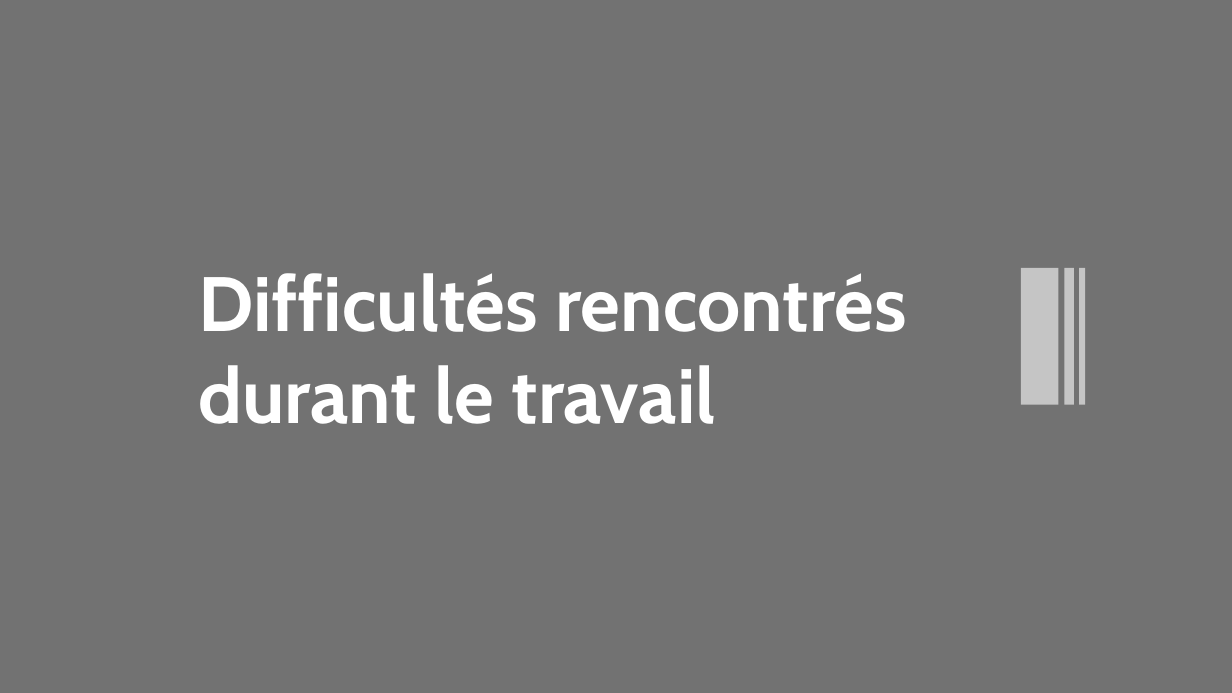
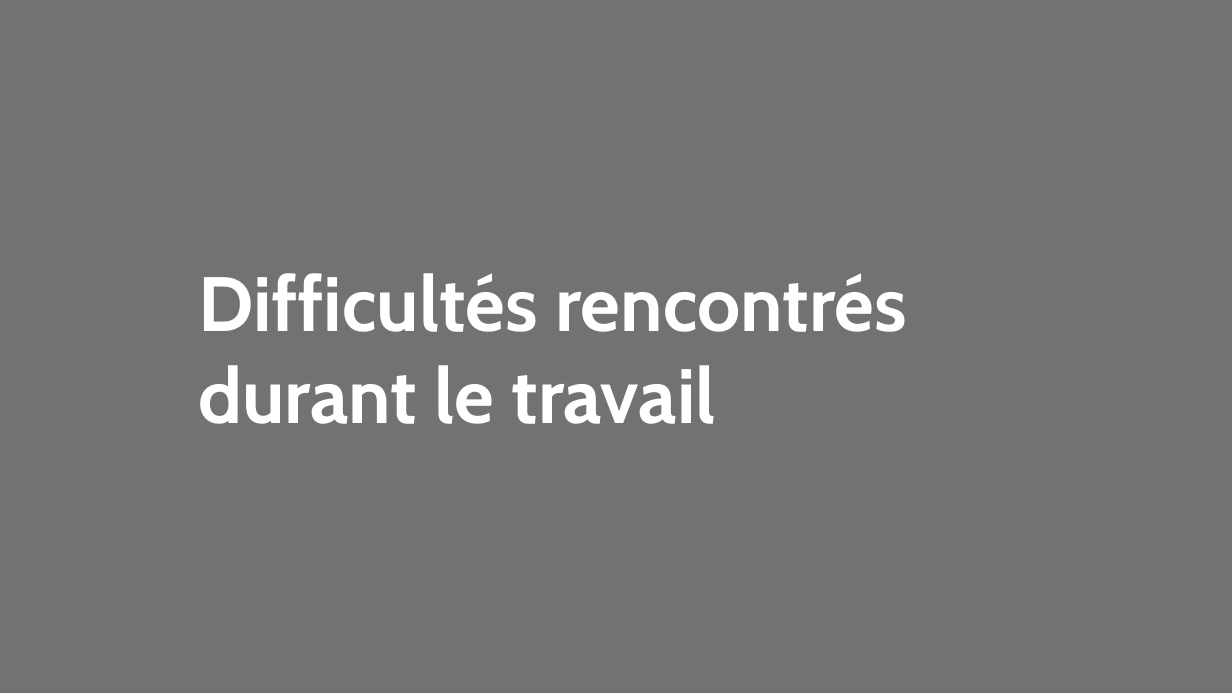
Before and after one commit to lahcenrahlaoui/Wingardium_Leviosaaaa, a slide deck: slide 70 of Presentation-projet-SQLite (1) - Copy.pptx. Drawn at 1232x693 pixels with LibreOffice and Linux fonts; fonts in the diff are those of the drawing. Boxes give left, top, right and bottom in pixels: in the first picture for what was removed or moved away, otherwise in the second. Text is boxed around its words. In the diff, an @@ line names an element or a change of style, - is before the commit and + after.

```diff
--- a/Presentation-projet-SQLite (1) - Copy.pptx
+++ b/Presentation-projet-SQLite (1) - Copy.pptx
@@ rectangle removed at box(1021, 268, 1059, 405) @@
@@ rectangle removed at box(1065, 268, 1074, 405) @@
@@ rectangle removed at box(1080, 268, 1086, 405) @@
```
Also in this commit, not shown: 3 other slides changed.
